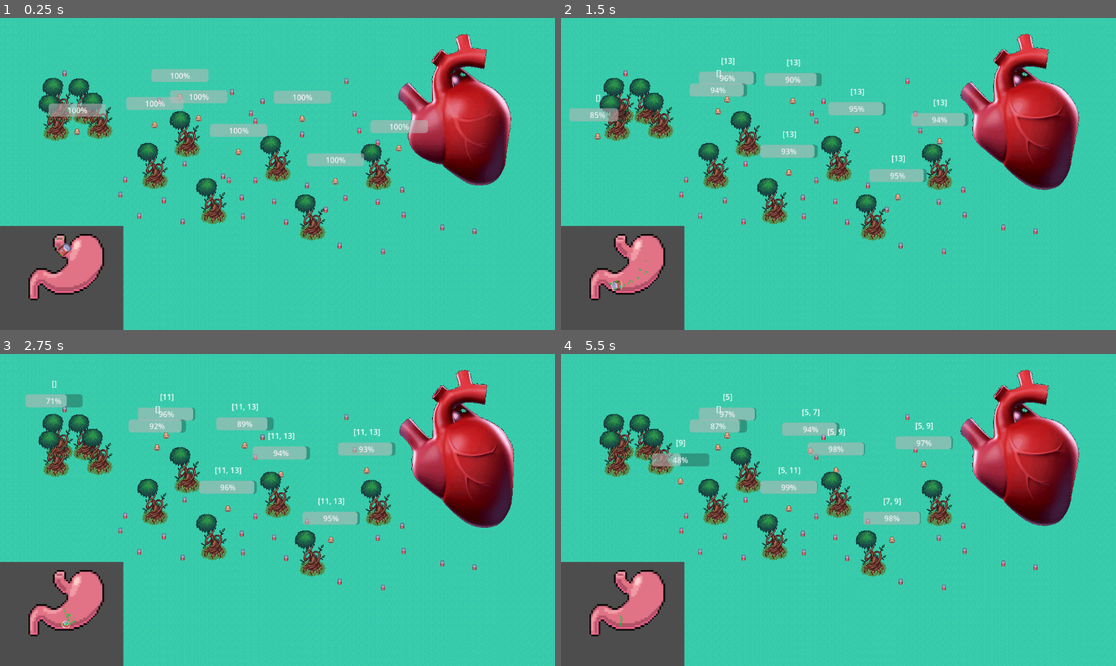
Above: before the commit, frames 1-4 (two rows, left to right).
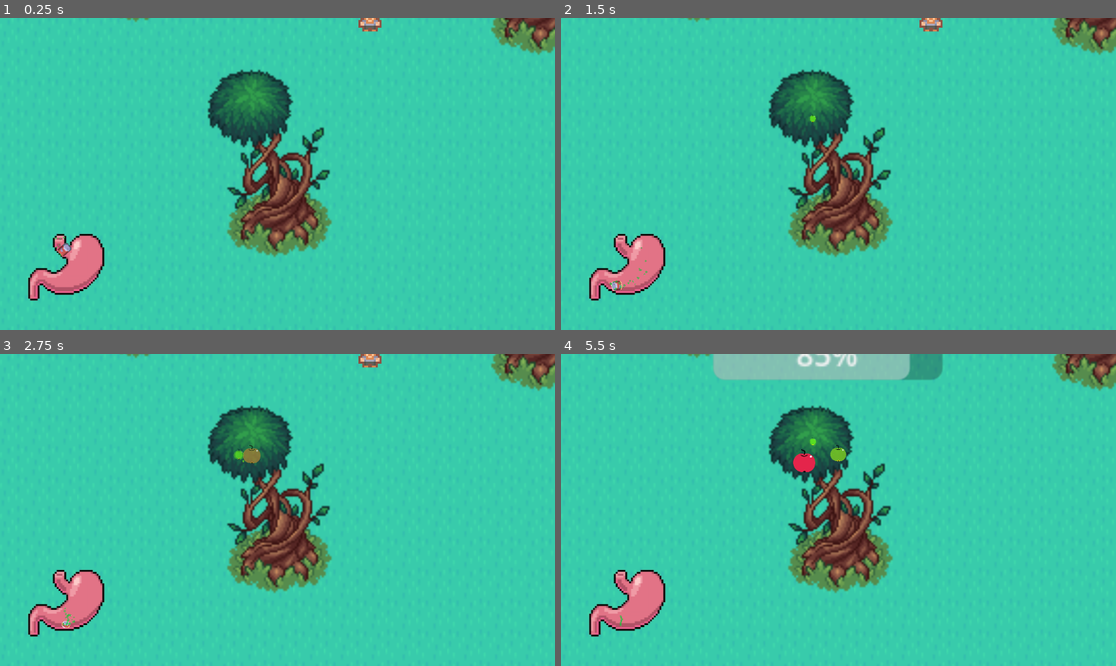
Above: after the commit, the same moments.

Repository: rundoom/Upraiser
Game: Godot game, scene res://world/world.tscn
The game is run twice, just before and just after one commit, with the same random seed, the same clock (stepped at 60 frames per second) and the same inputs.
Inputs (mouse positions are in pixels of both pictures, inside the frame that each line leads up to):
- Up to frame 1 (0.25 s): no input
- Up to frame 2 (1.5 s): move the mouse to (960, 158) at 0.52 s; move the mouse to (727, 189) at 1.27 s
- Up to frame 3 (2.75 s): move the mouse to (333, 441) at 2.02 s
- Up to frame 4 (5.5 s): move the mouse to (810, 572) at 2.77 s; move the mouse to (1005, 556) at 3.52 s; move the mouse to (672, 463) at 4.27 s; move the mouse to (866, 510) at 5.02 s

The runs differ from the first frame. In frame 1, 27% of the frame differs, in the area x 0-100%, y 0-100%; in frame 2, 28%; in frame 3, 28%; in frame 4, 31%.

Commit message:
Apple animation; Grow on tree

Diff:
--- a/creature/npc/NPCManager.gd
+++ b/creature/npc/NPCManager.gd
@@ -4,3 +4,4 @@
 func _on_heartbeat() -> void:
 	get_tree().call_group("$energy_consume", "energy_consume")
 	get_tree().call_group("$check_needs", "check_needs")
+	get_tree().call_group("$spawn_fruit", "spawn_fruit")
--- a/loot/food.tscn
+++ b/loot/food.tscn
@@ -8,3 +8,6 @@
 dissolve_tick = 2
 dissolve_rate = 3
 volume = 15
+
+[node name="Sprite2D" parent="." index="1"]
+texture = null
--- /dev/null
+++ b/loot/fruit.gd
@@ -0,0 +1,3 @@
+extends Food
+class_name Fruit
+signal fall
--- /dev/null
+++ b/loot/fruit.tscn
@@ -0,0 +1,249 @@
+[gd_scene load_steps=11 format=3 uid="uid://dc3qglde23yhg"]
+
+[ext_resource type="Script" path="res://loot/fruit.gd" id="1_b448m"]
+[ext_resource type="Texture2D" uid="uid://b2j4sttv5d6xr" path="res://loot/apple1.png" id="1_esh67"]
+[ext_resource type="PackedScene" uid="uid://cu8hvlvwa1ila" path="res://loot/food.tscn" id="1_u7pv3"]
+[ext_resource type="Texture2D" uid="uid://bn7t3lfpcgd78" path="res://loot/apple2.png" id="2_jj8gs"]
+[ext_resource type="Texture2D" uid="uid://bk1ae7winhqnb" path="res://loot/apple3.png" id="3_jummf"]
+[ext_resource type="Texture2D" uid="uid://bxtq4rqca4yhp" path="res://loot/apple4.png" id="4_iekmu"]
+
+[sub_resource type="SpriteFrames" id="SpriteFrames_d28tg"]
+animations = [{
+"frames": [{
+"duration": 1.0,
+"texture": ExtResource("1_esh67")
+}, {
+"duration": 1.0,
+"texture": ExtResource("2_jj8gs")
+}, {
+"duration": 1.0,
+"texture": ExtResource("3_jummf")
+}, {
+"duration": 1.0,
+"texture": ExtResource("4_iekmu")
+}],
+"loop": true,
+"name": &"grow",
+"speed": 5.0
+}]
+
+[sub_resource type="Animation" id="Animation_ankvu"]
+resource_name = "grow"
+length = 3.0
+tracks/0/type = "value"
+tracks/0/imported = false
+tracks/0/enabled = true
+tracks/0/path = NodePath(".:scale")
+tracks/0/interp = 1
+tracks/0/loop_wrap = true
+tracks/0/keys = {
+"times": PackedFloat32Array(0, 3),
+"transitions": PackedFloat32Array(1, 1),
+"update": 0,
+"values": [Vector2(0, 0), Vector2(0.1, 0.1)]
+}
+tracks/1/type = "value"
+tracks/1/imported = false
+tracks/1/enabled = true
+tracks/1/path = NodePath("../NextImg:scale")
+tracks/1/interp = 1
+tracks/1/loop_wrap = true
+tracks/1/keys = {
+"times": PackedFloat32Array(0, 3),
+"transitions": PackedFloat32Array(1, 1),
+"update": 0,
+"values": [Vector2(0, 0), Vector2(0.1, 0.1)]
+}
+tracks/2/type = "value"
+tracks/2/imported = false
+tracks/2/enabled = true
+tracks/2/path = NodePath(".:modulate")
+tracks/2/interp = 1
+tracks/2/loop_wrap = true
+tracks/2/keys = {
+"times": PackedFloat32Array(0, 1, 2, 3),
+"transitions": PackedFloat32Array(1, 1, 1, 1),
+"update": 0,
+"values": [Color(1, 1, 1, 1), Color(1, 1, 1, 0), Color(1, 1, 1, 1), Color(1, 1, 1, 0)]
+}
+tracks/3/type = "value"
+tracks/3/imported = false
+tracks/3/enabled = true
+tracks/3/path = NodePath("../NextImg:modulate")
+tracks/3/interp = 1
+tracks/3/loop_wrap = true
+tracks/3/keys = {
+"times": PackedFloat32Array(0, 1, 2, 3),
+"transitions": PackedFloat32Array(1, 1, 1, 1),
+"update": 0,
+"values": [Color(1, 1, 1, 0), Color(1, 1, 1, 1), Color(1, 1, 1, 0), Color(1, 1, 1, 1)]
+}
+tracks/4/type = "value"
+tracks/4/imported = false
+tracks/4/enabled = true
+tracks/4/path = NodePath("../NextImg:frame")
+tracks/4/interp = 1
+tracks/4/loop_wrap = true
+tracks/4/keys = {
+"times": PackedFloat32Array(0, 2),
+"transitions": PackedFloat32Array(1, 1),
+"update": 1,
+"values": [1, 3]
+}
+tracks/5/type = "value"
+tracks/5/imported = false
+tracks/5/enabled = true
+tracks/5/path = NodePath(".:frame")
+tracks/5/interp = 1
+tracks/5/loop_wrap = true
+tracks/5/keys = {
+"times": PackedFloat32Array(0, 1),
+"transitions": PackedFloat32Array(1, 1),
+"update": 1,
+"values": [0, 2]
+}
+tracks/6/type = "method"
+tracks/6/imported = false
+tracks/6/enabled = true
+tracks/6/path = NodePath("..")
+tracks/6/interp = 1
+tracks/6/loop_wrap = true
+tracks/6/keys = {
+"times": PackedFloat32Array(3),
+"transitions": PackedFloat32Array(1),
+"values": [{
+"args": [&"fall"],
+"method": &"emit_signal"
+}]
+}
+tracks/7/type = "value"
+tracks/7/imported = false
+tracks/7/enabled = true
+tracks/7/path = NodePath("../CollisionShape2D:disabled")
+tracks/7/interp = 1
+tracks/7/loop_wrap = true
+tracks/7/keys = {
+"times": PackedFloat32Array(0, 3),
+"transitions": PackedFloat32Array(1, 1),
+"update": 1,
+"values": [true, false]
+}
+
+[sub_resource type="Animation" id="Animation_vxu6j"]
+length = 0.001
+tracks/0/type = "value"
+tracks/0/imported = false
+tracks/0/enabled = true
+tracks/0/path = NodePath("../NextImg:scale")
+tracks/0/interp = 1
+tracks/0/loop_wrap = true
+tracks/0/keys = {
+"times": PackedFloat32Array(0),
+"transitions": PackedFloat32Array(1),
+"update": 0,
+"values": [Vector2(0.1, 0.1)]
+}
+tracks/1/type = "value"
+tracks/1/imported = false
+tracks/1/enabled = true
+tracks/1/path = NodePath(".:scale")
+tracks/1/interp = 1
+tracks/1/loop_wrap = true
+tracks/1/keys = {
+"times": PackedFloat32Array(0),
+"transitions": PackedFloat32Array(1),
+"update": 0,
+"values": [Vector2(0.1, 0.1)]
+}
+tracks/2/type = "value"
+tracks/2/imported = false
+tracks/2/enabled = true
+tracks/2/path = NodePath(".:modulate")
+tracks/2/interp = 1
+tracks/2/loop_wrap = true
+tracks/2/keys = {
+"times": PackedFloat32Array(0),
+"transitions": PackedFloat32Array(1),
+"update": 0,
+"values": [Color(1, 1, 1, 1)]
+}
+tracks/3/type = "value"
+tracks/3/imported = false
+tracks/3/enabled = true
+tracks/3/path = NodePath("../NextImg:modulate")
+tracks/3/interp = 1
+tracks/3/loop_wrap = true
+tracks/3/keys = {
+"times": PackedFloat32Array(0),
+"transitions": PackedFloat32Array(1),
+"update": 0,
+"values": [Color(1, 1, 1, 1)]
+}
+tracks/4/type = "value"
+tracks/4/imported = false
+tracks/4/enabled = true
+tracks/4/path = NodePath("../NextImg:frame")
+tracks/4/interp = 1
+tracks/4/loop_wrap = true
+tracks/4/keys = {
+"times": PackedFloat32Array(0),
+"transitions": PackedFloat32Array(1),
+"update": 1,
+"values": [0]
+}
+tracks/5/type = "value"
+tracks/5/imported = false
+tracks/5/enabled = true
+tracks/5/path = NodePath(".:frame")
+tracks/5/interp = 1
+tracks/5/loop_wrap = true
+tracks/5/keys = {
+"times": PackedFloat32Array(0),
+"transitions": PackedFloat32Array(1),
+"update": 1,
+"values": [0]
+}
+tracks/6/type = "value"
+tracks/6/imported = false
+tracks/6/enabled = true
+tracks/6/path = NodePath("../CollisionShape2D:disabled")
+tracks/6/interp = 1
+tracks/6/loop_wrap = true
+tracks/6/keys = {
+"times": PackedFloat32Array(0),
+"transitions": PackedFloat32Array(1),
+"update": 1,
+"values": [false]
+}
+
+[sub_resource type="AnimationLibrary" id="AnimationLibrary_t5hyw"]
+_data = {
+"RESET": SubResource("Animation_vxu6j"),
+"grow": SubResource("Animation_ankvu")
+}
+
+[node name="Fruit" instance=ExtResource("1_u7pv3")]
+script = ExtResource("1_b448m")
+
+[node name="CollisionShape2D" parent="." index="0"]
+visible = false
+
+[node name="Sprite2D" parent="." index="1"]
+visible = false
+
+[node name="CurrentImg" type="AnimatedSprite2D" parent="." index="2"]
+scale = Vector2(0.1, 0.1)
+sprite_frames = SubResource("SpriteFrames_d28tg")
+animation = &"grow"
+
+[node name="NextImg" type="AnimatedSprite2D" parent="." index="3"]
+scale = Vector2(0.1, 0.1)
+sprite_frames = SubResource("SpriteFrames_d28tg")
+animation = &"grow"
+
+[node name="AnimationPlayer" type="AnimationPlayer" parent="." index="4"]
+root_node = NodePath("../CurrentImg")
+autoplay = "grow"
+libraries = {
+"": SubResource("AnimationLibrary_t5hyw")
+}
--- a/world/trees/tree.gd
+++ b/world/trees/tree.gd
@@ -4,8 +4,24 @@
 @onready var space_state := get_world_2d().direct_space_state
 @onready var renderer := RenderingServer
 @onready var world := get_tree().get_first_node_in_group("world") as WorldGame
+@onready var FruitSc = preload("res://loot/fruit.tscn")
+@onready var fruit_pointer: PathFollow2D = $FruitPlaces/PathFollow2D
 
 
 func toggle_obstacle() -> void:
 	await renderer.frame_post_draw
 	world.create_obstacle.bind($HitBox.shape, $HitBox.global_transform).call_deferred()
+
+
+func spawn_fruit() -> void:
+	if $FruitHolder.get_child_count() >= 5: return
+	var fruit = FruitSc.instantiate() as Fruit
+	fruit_pointer.progress_ratio = randf()
+
+	$FruitHolder.add_child(fruit)
+	fruit.global_position = fruit_pointer.global_position
+	fruit.fall.connect(drop_fruit, CONNECT_ONE_SHOT)
+
+
+func drop_fruit() -> void:
+	pass
--- a/world/trees/tree.tscn
+++ b/world/trees/tree.tscn
@@ -7,7 +7,19 @@
 radius = 15.0
 height = 52.0
 
-[node name="Tree" type="StaticBody2D"]
+[sub_resource type="Curve2D" id="Curve2D_dtcl7"]
+_data = {
+"points": PackedVector2Array(0, 0, 0, 0, -27, -39, 0, 0, 0, 0, -3, -44, 0, 0, 0, 0, -26, -24, 0, 0, 0, 0, 5, -24, 0, 0, 0, 0, -27, -39, 0, 0, 0, 0, -7, -11, 0, 0, 0, 0, 3, -20, 0, 0, 0, 0, 1, -43)
+}
+point_count = 8
+
+[sub_resource type="Curve2D" id="Curve2D_3itw1"]
+_data = {
+"points": PackedVector2Array(0, 0, 0, 0, -29, 28, 0, 0, 0, 0, -23, 51, 0, 0, 0, 0, 27, 53, 0, 0, 0, 0, 43, 32, 0, 0, 0, 0, 52, 38, 0, 0, 0, 0, 29, 64, 0, 0, 0, 0, -31, 61, 0, 0, 0, 0, -37, 30)
+}
+point_count = 8
+
+[node name="Tree" type="StaticBody2D" groups=["$spawn_fruit"]]
 collision_layer = 5
 script = ExtResource("1_vtnow")
 
@@ -19,4 +31,22 @@
 rotation = 1.5708
 shape = SubResource("CapsuleShape2D_gj45d")
 
+[node name="FruitPlaces" type="Path2D" parent="."]
+curve = SubResource("Curve2D_dtcl7")
+
+[node name="PathFollow2D" type="PathFollow2D" parent="FruitPlaces"]
+position = Vector2(-27, -39)
+rotation = -0.205395
+rotates = false
+loop = false
+
+[node name="FruitDropPlace" type="Path2D" parent="."]
+curve = SubResource("Curve2D_3itw1")
+
+[node name="PathFollow2D" type="PathFollow2D" parent="FruitDropPlace"]
+position = Vector2(-29, 28)
+rotation = 1.31561
+
+[node name="FruitHolder" type="Node2D" parent="."]
+
 [connection signal="ready" from="." to="." method="toggle_obstacle"]
--- a/world/world.tscn
+++ b/world/world.tscn
@@ -1,10 +1,9 @@
-[gd_scene load_steps=10 format=3 uid="uid://ddioxuyjm5vbt"]
+[gd_scene load_steps=9 format=3 uid="uid://ddioxuyjm5vbt"]
 
 [ext_resource type="Texture2D" uid="uid://cncuw7neav4lr" path="res://general/tilemap.png" id="1_jhtrk"]
 [ext_resource type="PackedScene" uid="uid://bic2gwruiruji" path="res://creature/npc_manager.tscn" id="1_k7wb5"]
 [ext_resource type="Script" path="res://world/world.gd" id="2_fykyo"]
 [ext_resource type="PackedScene" uid="uid://cqwsdxnbwchf4" path="res://creature/npc/npc.tscn" id="2_rj64e"]
-[ext_resource type="PackedScene" uid="uid://cu8hvlvwa1ila" path="res://loot/food.tscn" id="3_hv7id"]
 [ext_resource type="PackedScene" uid="uid://dyvpdquiw64mk" path="res://general/stomach.tscn" id="4_gbsgl"]
 [ext_resource type="PackedScene" uid="uid://vyjttmqiweit" path="res://world/trees/tree.tscn" id="6_qme0r"]
 
@@ -1491,132 +1490,24 @@
 [node name="NPC2" parent="." instance=ExtResource("2_rj64e")]
 position = Vector2(321, 222)
 
-[node name="Food" parent="." instance=ExtResource("3_hv7id")]
-position = Vector2(627, 242)
-
-[node name="Food2" parent="." instance=ExtResource("3_hv7id")]
-position = Vector2(530, 337)
-
-[node name="Food3" parent="." instance=ExtResource("3_hv7id")]
-position = Vector2(383, 303)
-
-[node name="Food4" parent="." instance=ExtResource("3_hv7id")]
-position = Vector2(463, 329)
-
-[node name="Food5" parent="." instance=ExtResource("3_hv7id")]
-position = Vector2(340, 379)
-
-[node name="Food6" parent="." instance=ExtResource("3_hv7id")]
-position = Vector2(482, 154)
-
-[node name="Food7" parent="." instance=ExtResource("3_hv7id")]
-position = Vector2(134, 115)
-
-[node name="Food8" parent="." instance=ExtResource("3_hv7id")]
-position = Vector2(250, 367)
-
-[node name="Food9" parent="." instance=ExtResource("3_hv7id")]
-position = Vector2(530, 214)
-
 [node name="NPC3" parent="." instance=ExtResource("2_rj64e")]
 position = Vector2(412, 208)
 
 [node name="NPC4" parent="." instance=ExtResource("2_rj64e")]
 position = Vector2(160, 236)
 
-[node name="Food10" parent="." instance=ExtResource("3_hv7id")]
-position = Vector2(260, 336)
-
-[node name="Food11" parent="." instance=ExtResource("3_hv7id")]
-position = Vector2(569, 381)
-
-[node name="Food12" parent="." instance=ExtResource("3_hv7id")]
-position = Vector2(422, 347)
-
-[node name="Food13" parent="." instance=ExtResource("3_hv7id")]
-position = Vector2(502, 373)
-
-[node name="Food14" parent="." instance=ExtResource("3_hv7id")]
-position = Vector2(379, 423)
-
-[node name="Food15" parent="." instance=ExtResource("3_hv7id")]
-position = Vector2(521, 198)
-
-[node name="Food16" parent="." instance=ExtResource("3_hv7id")]
-position = Vector2(330, 172)
-
-[node name="Food17" parent="." instance=ExtResource("3_hv7id")]
-position = Vector2(289, 411)
-
-[node name="Food18" parent="." instance=ExtResource("3_hv7id")]
-position = Vector2(569, 258)
-
 [node name="NPC5" parent="." instance=ExtResource("2_rj64e")]
 position = Vector2(828, 270)
 
 [node name="NPC6" parent="." instance=ExtResource("2_rj64e")]
 position = Vector2(696, 339)
 
-[node name="Food19" parent="." instance=ExtResource("3_hv7id")]
-position = Vector2(676, 398)
-
-[node name="Food20" parent="." instance=ExtResource("3_hv7id")]
-position = Vector2(985, 443)
-
-[node name="Food21" parent="." instance=ExtResource("3_hv7id")]
-position = Vector2(838, 409)
-
-[node name="Food22" parent="." instance=ExtResource("3_hv7id")]
-position = Vector2(918, 435)
-
-[node name="Food23" parent="." instance=ExtResource("3_hv7id")]
-position = Vector2(795, 485)
-
-[node name="Food24" parent="." instance=ExtResource("3_hv7id")]
-position = Vector2(719, 131)
-
-[node name="Food25" parent="." instance=ExtResource("3_hv7id")]
-position = Vector2(746, 234)
-
-[node name="Food26" parent="." instance=ExtResource("3_hv7id")]
-position = Vector2(705, 473)
-
-[node name="Food27" parent="." instance=ExtResource("3_hv7id")]
-position = Vector2(835, 357)
-
 [node name="NPC7" parent="." instance=ExtResource("2_rj64e")]
 position = Vector2(627, 209)
 
 [node name="NPC8" parent="." instance=ExtResource("2_rj64e")]
 position = Vector2(495, 278)
 
-[node name="Food28" parent="." instance=ExtResource("3_hv7id")]
-position = Vector2(475, 337)
-
-[node name="Food29" parent="." instance=ExtResource("3_hv7id")]
-position = Vector2(784, 382)
-
-[node name="Food30" parent="." instance=ExtResource("3_hv7id")]
-position = Vector2(637, 348)
-
-[node name="Food31" parent="." instance=ExtResource("3_hv7id")]
-position = Vector2(717, 374)
-
-[node name="Food32" parent="." instance=ExtResource("3_hv7id")]
-position = Vector2(594, 424)
-
-[node name="Food33" parent="." instance=ExtResource("3_hv7id")]
-position = Vector2(736, 199)
-
-[node name="Food34" parent="." instance=ExtResource("3_hv7id")]
-position = Vector2(545, 173)
-
-[node name="Food35" parent="." instance=ExtResource("3_hv7id")]
-position = Vector2(504, 412)
-
-[node name="Food36" parent="." instance=ExtResource("3_hv7id")]
-position = Vector2(784, 259)
-
 [node name="CanvasLayer" type="CanvasLayer" parent="."]
 
 [node name="Stomach" parent="CanvasLayer" instance=ExtResource("4_gbsgl")]
@@ -1652,4 +1543,8 @@
 [node name="Tree13" parent="." instance=ExtResource("6_qme0r")]
 position = Vector2(384, 242)
 
+[node name="Camera2D" type="Camera2D" parent="."]
+position = Vector2(648, 420)
+zoom = Vector2(4, 4)
+
 [connection signal="ready" from="." to="." method="create_pathfinding_points"]
Binary file added: loot/apple1.png
Not shown, added: loot/apple1.png.import
Binary file added: loot/apple2.png
Not shown, added: loot/apple2.png.import
Binary file added: loot/apple3.png
Not shown, added: loot/apple3.png.import
Binary file added: loot/apple4.png
Not shown, added: loot/apple4.png.import
Binary file added: loot/fruit.png
Not shown, added: loot/fruit.png.import
Not shown: 1 places in world/trees/tree.tscn that only renumber resources
